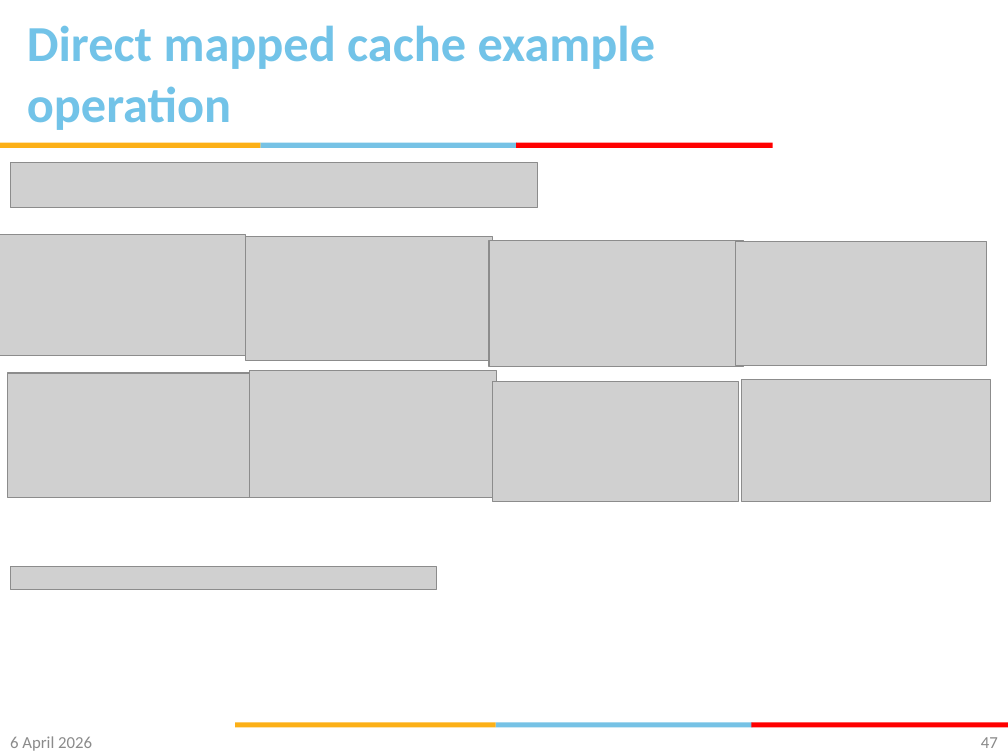
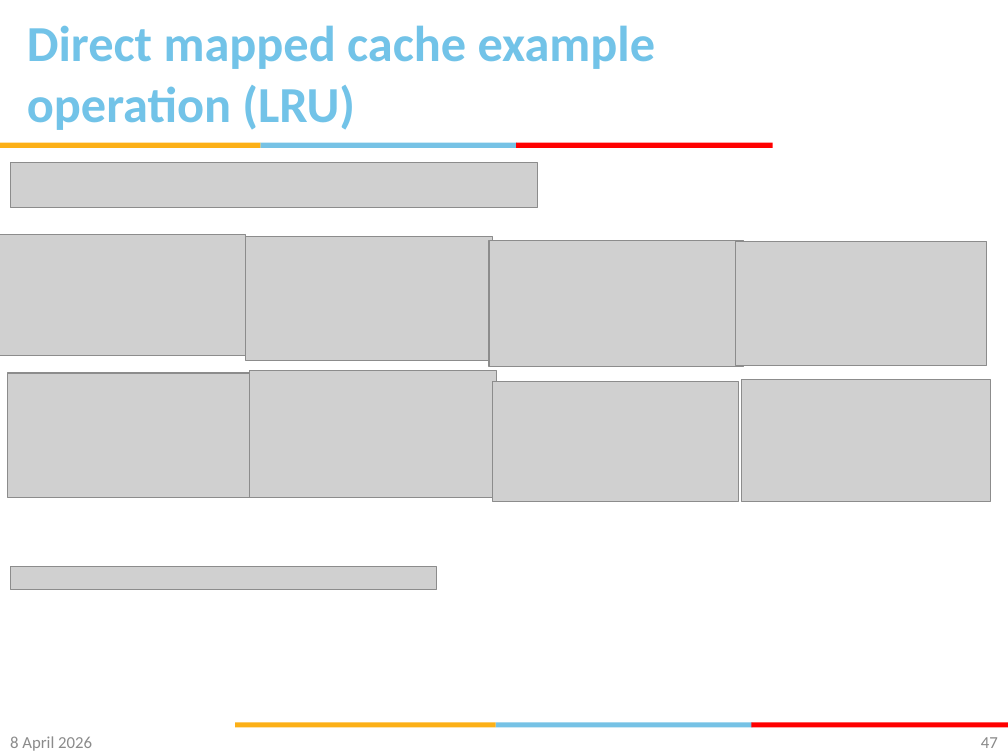
Before and after one commit to gsaurabhr-teaching/csf342-material, a slide deck: slide 47 of Lec-24-29-memory.pptx. Drawn at 1008x756 pixels with LibreOffice and Linux fonts; fonts in the diff are those of the drawing; grey boxes stand for pictures; background and template pictures are left out. Boxes give left, top, right and bottom in pixels: in the first picture for what was removed or moved away, otherwise in the second. Text is boxed around its words. In the diff, an @@ line names an element or a change of style, - is before the commit and + after.

```diff
--- a/Lec-24-29-memory.pptx
+++ b/Lec-24-29-memory.pptx
@@ title at [27,25,655,130]: text changed @@
-Direct mapped cache example operation
+Direct mapped cache example operation (LRU)
@@ text at [10,736,92,751]: text changed @@
-6 April 2026
+8 April 2026
```
Also in this commit, not shown: 69 other slides changed.
